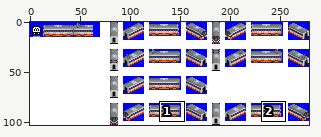
File history of a sprite sheet, src/metro/AUTS/AUTS.png. The first picture is a wide view before the edit; the outline marks the close-up.
Close-up. First the earlier version:
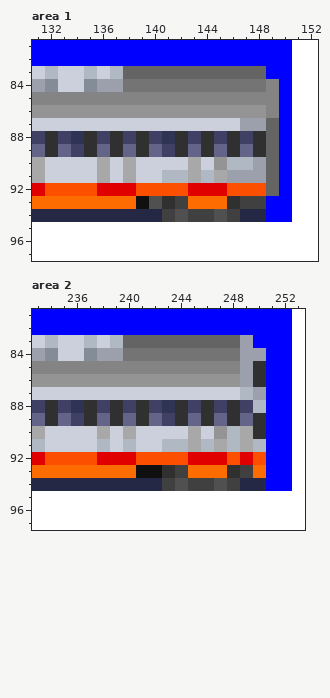
The file is 279x103 pixels. Colours within 5 levels of each other are drawn and written as one. Shown: area 1: x 131..152, y 81..97; area 2: x 233..253, y 81..97. The commit also changed other parts of the picture, which this record leaves out.
Once edited:
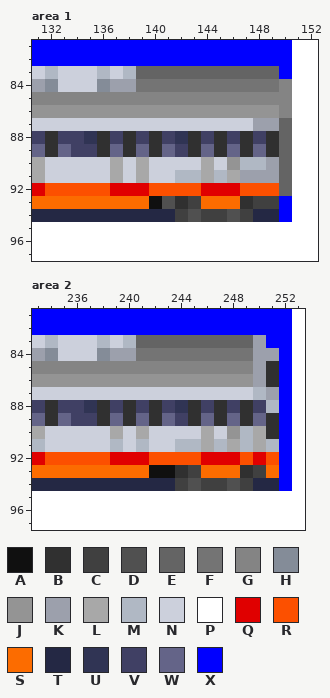
Palette (. is transparent): A #101010  B #303030  C #404040  D #505050  E #646464  F #747474  G #848484  H #848c98  J #949494  K #9ca0ac  L #a8a8a8  M #b0b8c4  N #ccd0dc  P #ffffff  Q #e00000  R #fc5000  S #fc6c00  T #242844  U #303454  V #404064  W #646488  X #0000ff
The exact change:
--- area 1
@@ x 131..152 @@
 82 XXXXXXXXXXXXXXXXXXXXPP
-83 NMNNMNMEEEEEEEEEEEXXPP
-84 KHNNHKKFFFFFFFFFFFGXPP
-85 GGGGGGGGGGGGGGGGGGGXPP
-86 JJJJJJJJJJJJJJJJJJGXPP
-87 NNNNNNNNNNNNNNNNKKEXPP
-88 VBVUBVBVBVUBVBVBVBEXPP
-89 WBWVBWBWBWVBWBWBWBEXPP
-90 LNNNNLNLNNNNLNJMMKEXPP
-91 LNNNNLNLNNMMLMLKKKEXPP
-92 QRRRRQQQRRRRQQQRRREXPP
-93 SSSSSSSSADBCSSSBCCXXPP
-94 TTTTTTTTTTCDCCDCTTXXPP
+83 NMNNNMNMEEEEEEEEEEEXPP
+84 KHNNNHKKFFFFFFFFFFFGPP
+85 GGGGGGGGGGGGGGGGGGGGPP
+86 JJJJJJJJJJJJJJJJJJJGPP
+87 NNNNNNNNNNNNNNNNNKKEPP
+88 VBVVUBVBVBVUBVBVBVBEPP
+89 WBWVVBWBWBWVBWBWBWBEPP
+90 LNNNNNLNLNNNNLNJMMKEPP
+91 LNNNNNLNLNNMMLMLKKKEPP
+92 QRRRRRQQQRRRRQQQRRREPP
+93 SSSSSSSSSADBCSSSBCCXPP
+94 TTTTTTTTTTTCDCCDCTTXPP
 95 PPPPPPPPPPPPPPPPPPPPPP
--- area 2
@@ x 233..253 @@
 82 XXXXXXXXXXXXXXXXXXXXP
-83 NMNNMNMEEEEEEEEEKXXXP
-84 KHNNHKKFFFFFFFFFKKXXP
-85 GGGGGGGGGGGGGGGGKBXXP
-86 JJJJJJJJJJJJJJJJKBXXP
-87 NNNNNNNNNNNNNNNNMKXXP
-88 VBVUBVBVBVUBVBVBVMXXP
-89 WBWVBWBWBWVBWBWBWBXXP
-90 LNNNNLNLNNNNLNJMLBXXP
-91 MNNNNMNMNNMMLMLMLMXXP
-92 QRRRRQQQRRRRQQQRQRXXP
-93 SSSSSSSSAABCSSSBCSXXP
-94 TTTTTTTTTTCDCCDCTTXXP
+83 NMNNNMNMEEEEEEEEEKXXP
+84 KHNNNHKKFFFFFFFFFKKXP
+85 GGGGGGGGGGGGGGGGGKBXP
+86 JJJJJJJJJJJJJJJJJKBXP
+87 NNNNNNNNNNNNNNNNNMKXP
+88 VBVVUBVBVBVUBVBVBVMXP
+89 WBWVVBWBWBWVBWBWBWBXP
+90 LNNNNNLNLNNNNLNJMLBXP
+91 MNNNNNMNMNNMMLMLMLMXP
+92 QRRRRRQQQRRRRQQQRQRXP
+93 SSSSSSSSSAABCSSSBCSXP
+94 TTTTTTTTTTTCDCCDCTTXP
 95 PPPPPPPPPPPPPPPPPPPPP
Boxes around the changes in both close-ups, in picture pixels (x1, y1, x2, y2):
changed: (71, 66, 292, 222)
changed: (71, 335, 279, 491)
